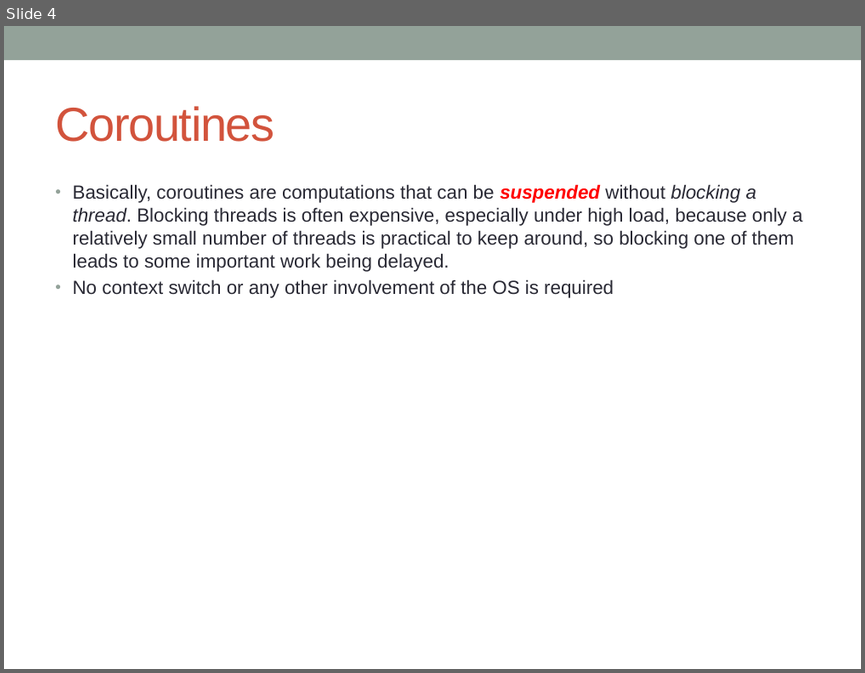
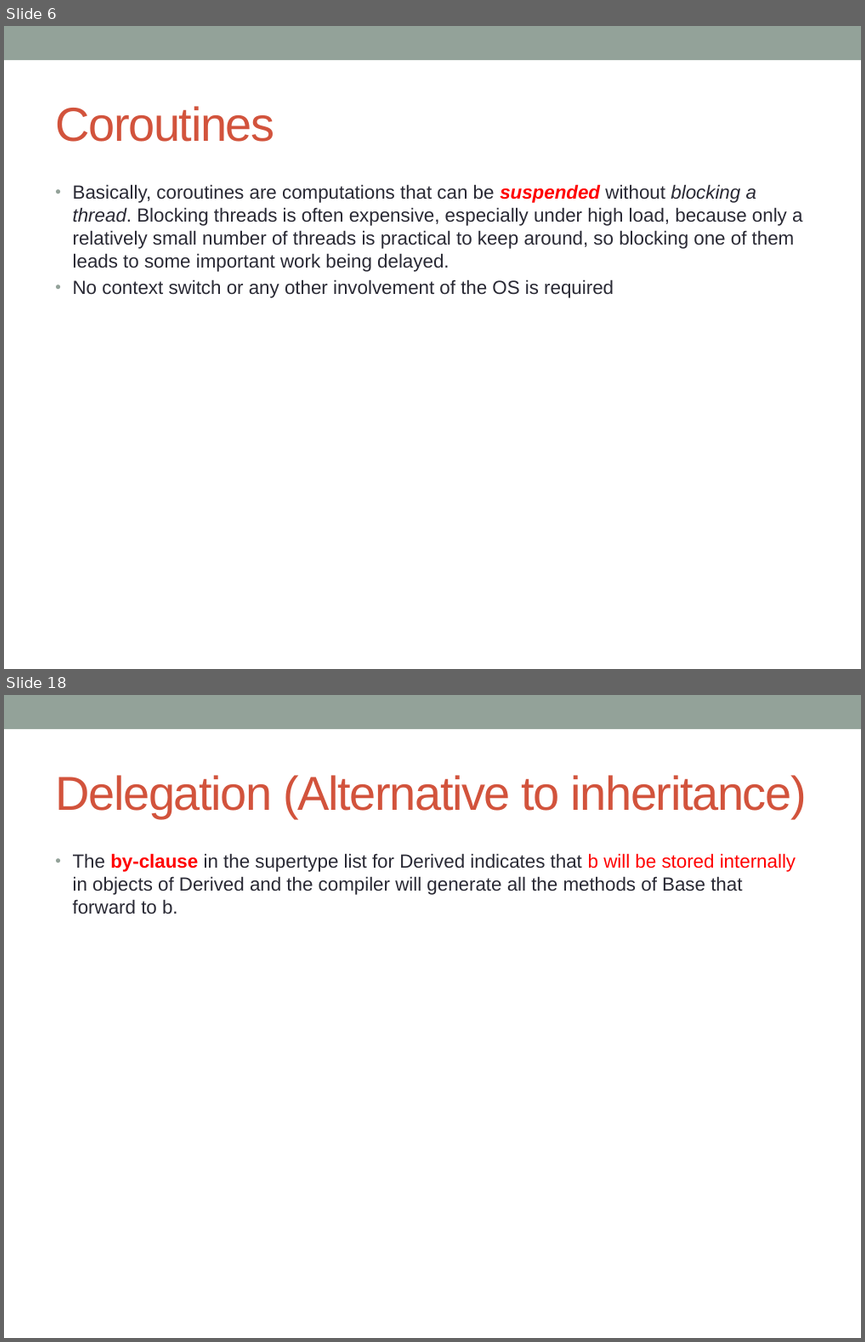
Before and after one commit to notionquest/ProjectDocumentation, a slide deck: Kotlin.pptx. Shown one above the other, each under a label of ours: slide 4 before the commit, slides 6 and 18 after it; the slides between them are not shown. The pictures are 865x673 and 865x1342 pixels, drawn with LibreOffice and Linux fonts; fonts in the diff are those of the drawing. Boxes give left, top, right and bottom in pixels: in the first picture for what was removed or moved away, otherwise in the second. Text is boxed around its words. In the diff, an @@ line names an element or a change of style, - is before the commit and + after.

```diff
--- a/Kotlin.pptx
+++ b/Kotlin.pptx
@@ slide 18 added at <box>4,695,861,1338</box>, background #FFFFFF; not listed: 1 template element that a slide beside it also shows @@
@@ title added at <box>55,775,806,818</box>, 40 pt, text #D2533C @@
+Delegation (Alternative to inheritance)
@@ text added at <box>73,853,795,914</box>, 16 pt, text #292934 @@
+• The by-clause in the supertype list for Derived indicates that b will be stored internally in objects of Derived and the compiler will generate all the methods of Base that forward to b.
@@ what was slide 4 is now slide 6 @@
```
Also in this commit, not shown: 1 slide changed, 15 other slides added.
